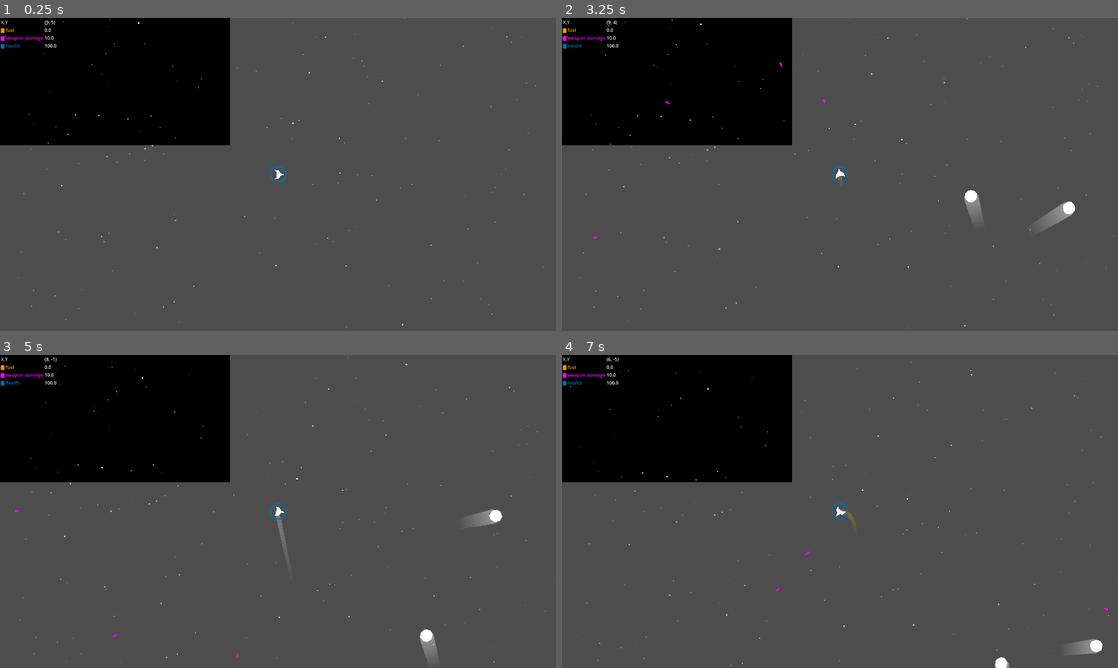
Above: before the commit, frames 1-4 (two rows, left to right).
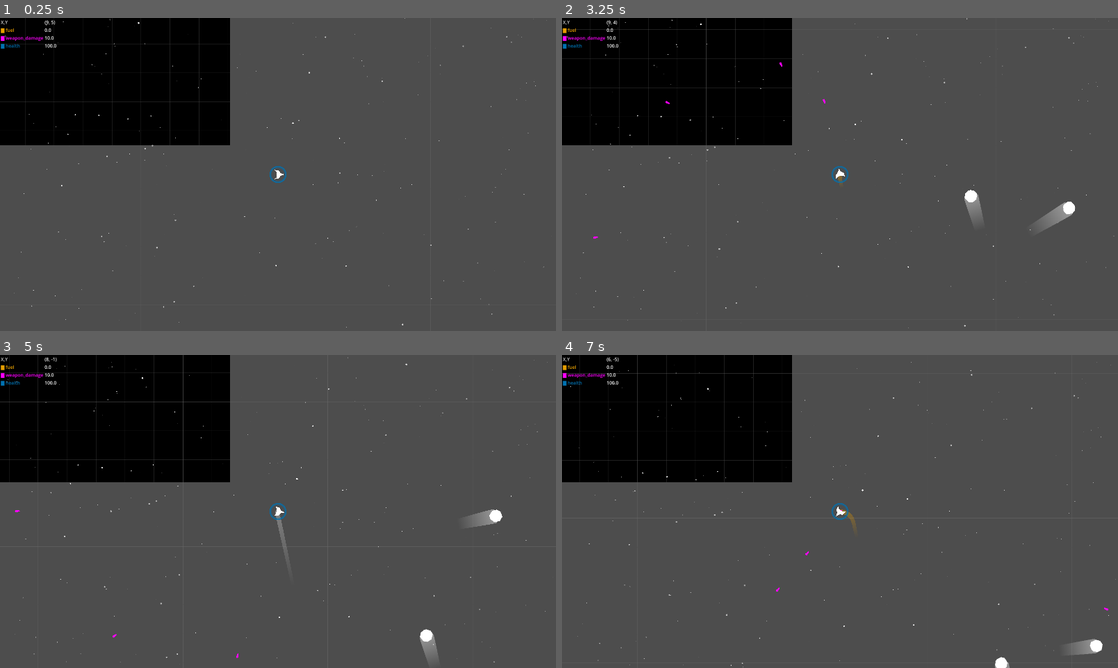
Above: after the commit, the same moments.

Repository: krets/space-octo
Game: Godot game, scene res://scenes/Game.tscn
Same seed, same stepped clock (60 frames per second), same inputs: the game is played once before the commit and once after it.
Inputs:
- Up to frame 1 (0.25 s): no input
- Up to frame 2 (3.25 s): tap Enter at 0.5 s; hold D (turn_right) 0.53-1.28 s; hold Space (shoot) 0.53-1.28 s; hold S (brake) 1.28-2.03 s; tap Space (shoot) at 1.35, 2.85 s; hold D (turn_right) 2.03-2.78 s; hold Space (shoot) 2.03-2.78 s; hold W (thrust) from 2.78 s (still down)
- Up to frame 3 (5 s): release W (thrust) at 3.53 s; hold Space (shoot) 3.53-4.28 s; hold A (turn_left) from 3.53 s (still down); tap Space (shoot) at 4.35 s
- Up to frame 4 (7 s): release A (turn_left) at 5.03 s; hold S (brake) 5.03-5.78 s; hold Space (shoot) 5.03-5.78 s; hold D (turn_right) 5.78-6.53 s; tap Space (shoot) at 5.85 s; hold W (thrust) from 6.53 s (still down); hold Space (shoot) from 6.53 s (still down)

The runs differ from the first frame. In frame 1, 0.2% of the frame differs, in the area x 0-42%, y 0-41%; in frame 2, 0.3%; in frame 3, 0.4%; in frame 4, 0.4%.

Commit message:
show grid in starfield

Diff:
--- a/scenes/starfield.gd
+++ b/scenes/starfield.gd
@@ -1,6 +1,10 @@
 extends Node2D
 
-@export var star_count = 1000  # Number of stars
+@export var star_count = 1000
+@export var minor_grid_size = 100
+@export var major_grid_size = 500
+@export var minor_grid_color = Color(0.3, 0.3, 0.3, 0.5)
+@export var major_grid_color = Color(0.4, 0.4, 0.4, 0.7)
 var viewport_size: Vector2
 var stars = []
 @onready var player = $"/root/Game/Player"
@@ -9,6 +13,7 @@
 @export var max_star_size = 3.0
 @export var max_depth = 5.0
 @export var mult = 0.1
+var camera_pos = Vector2.ZERO
 
 class Star:
 		var pos: Vector2
@@ -34,18 +39,16 @@
 
 func _process(delta):
 	queue_redraw()
+	camera_pos = player.global_position
 
 	var player_velocity = player.velocity
-	var actual_movement = player.get_real_velocity() # Get actual movement after physics
+	var actual_movement = player.get_real_velocity()
 
-		# Only move stars if the player is actually moving
 	if actual_movement.length() > 0:
-		# Update star positions based on player movement
 		for star in stars:
 			star.pos.x -= (player_velocity.x * delta * (1.0 / star.depth) * mult)
 			star.pos.y -= (player_velocity.y * delta * (1.0 / star.depth) * mult)
 
-				# Wrap stars around the screen
 			if star.pos.x < (0 - star.size):
 				star.pos.x = viewport_size.x + star.size
 			elif star.pos.x > viewport_size.x + star.size:
@@ -57,5 +60,25 @@
 				star.pos.y = 0 - star.size
 
 func _draw():
+	var screen_offset = get_viewport_transform().origin
+	var start_x = floor((camera_pos.x - viewport_size.x/2) / minor_grid_size) * minor_grid_size
+	var start_y = floor((camera_pos.y - viewport_size.y/2) / minor_grid_size) * minor_grid_size
+	var end_x = ceil((camera_pos.x + viewport_size.x/2) / minor_grid_size) * minor_grid_size
+	var end_y = ceil((camera_pos.y + viewport_size.y/2) / minor_grid_size) * minor_grid_size
+
+	# Draw minor grid lines
+	for x in range(start_x, end_x + minor_grid_size, minor_grid_size):
+		var color = major_grid_color if int(x) % major_grid_size == 0 else minor_grid_color
+		var start = Vector2(x, start_y) - camera_pos + viewport_size/2
+		var end = Vector2(x, end_y) - camera_pos + viewport_size/2
+		draw_line(start, end, color)
+
+	for y in range(start_y, end_y + minor_grid_size, minor_grid_size):
+		var color = major_grid_color if int(y) % major_grid_size == 0 else minor_grid_color
+		var start = Vector2(start_x, y) - camera_pos + viewport_size/2
+		var end = Vector2(end_x, y) - camera_pos + viewport_size/2
+		draw_line(start, end, color)
+
+	# Draw stars
 	for star in stars:
 		draw_circle(star.pos, star.size, star.color)
Not shown, changed: ToDo.md
